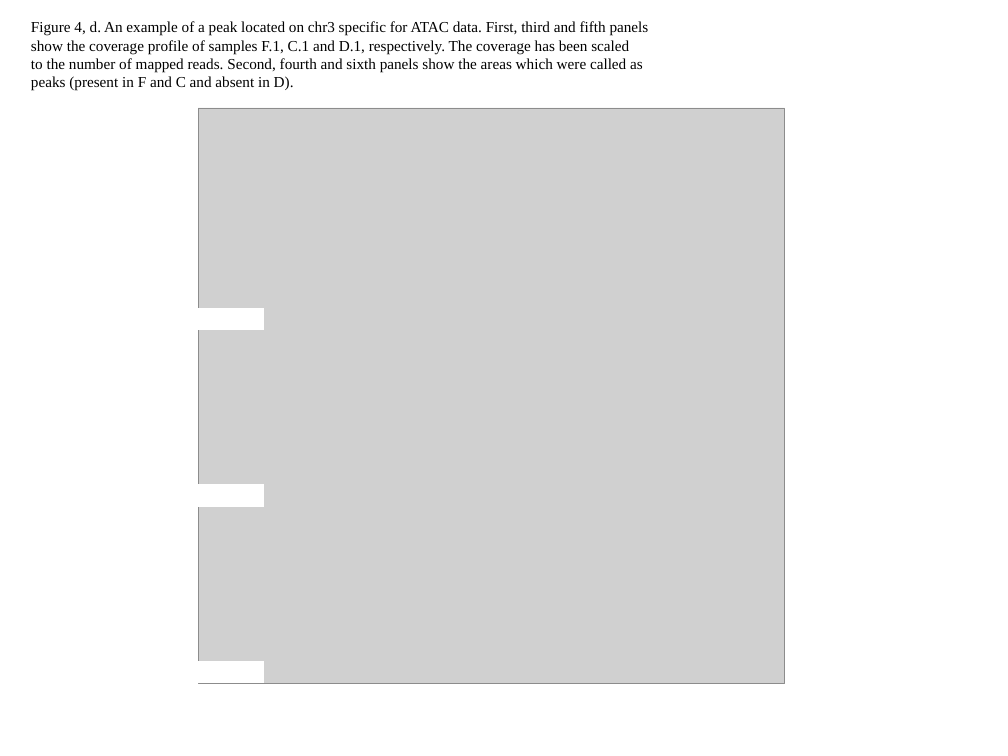
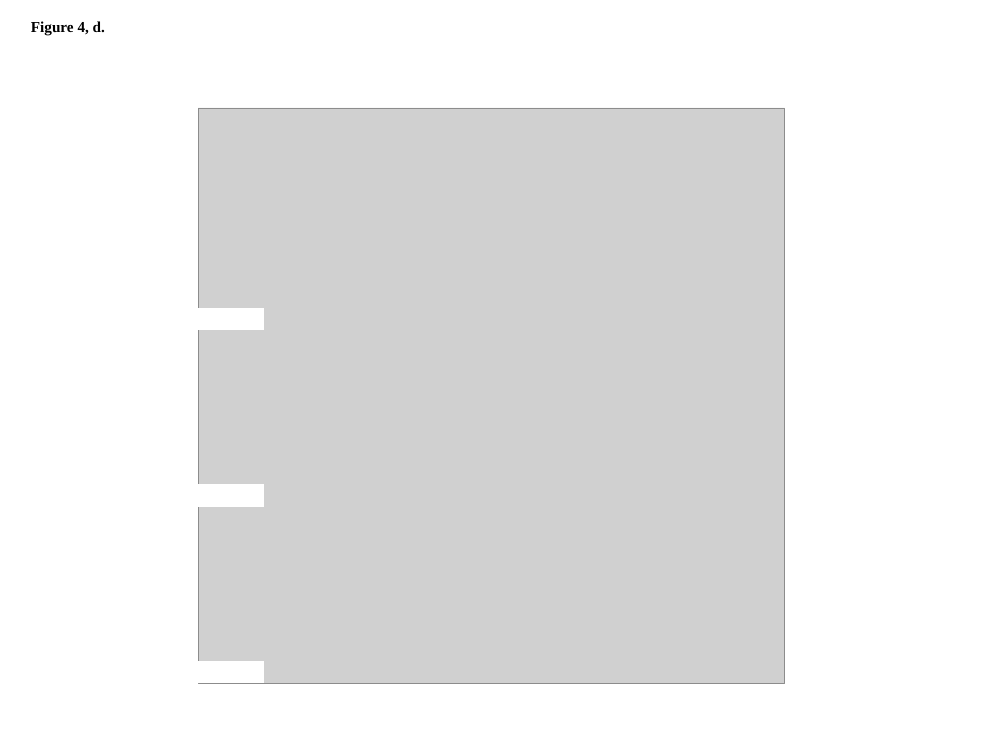
Before and after one commit to jknightlab/ATACseq_pipeline, a slide deck: slide 11 of Core_manuscript/Paper/Figures/ATAC_figures.odp (slide 12 before the commit). Drawn at 1008x756 pixels with LibreOffice and Linux fonts; fonts in the diff are those of the drawing; grey boxes stand for pictures. Boxes give left, top, right and bottom in pixels: in the first picture for what was removed or moved away, otherwise in the second. Text is boxed around its words. In the diff, an @@ line names an element or a change of style, - is before the commit and + after.

Commit message:
main and supplementary figures for the text

```diff
--- a/Core_manuscript/Paper/Figures/ATAC_figures.odp
+++ b/Core_manuscript/Paper/Figures/ATAC_figures.odp
@@ text removed at (x1=31, y1=21, x2=649, y2=91) @@
-Figure 4, d. An example of a peak located on chr3 specific for ATAC data. First, third and fifth panels
-show the coverage profile of samples F.1, C.1 and D.1, respectively. The coverage has been scaled
-to the number of mapped reads. Second, fourth and sixth panels show the areas which were called as
-peaks (present in F and C and absent in D).
@@ text added at (x1=31, y1=21, x2=105, y2=36), 12 pt, text #000000, bold @@
+Figure 4, d.
```
Also in this commit, not shown: 16 other slides changed, 22 slides removed, 1 other file.
